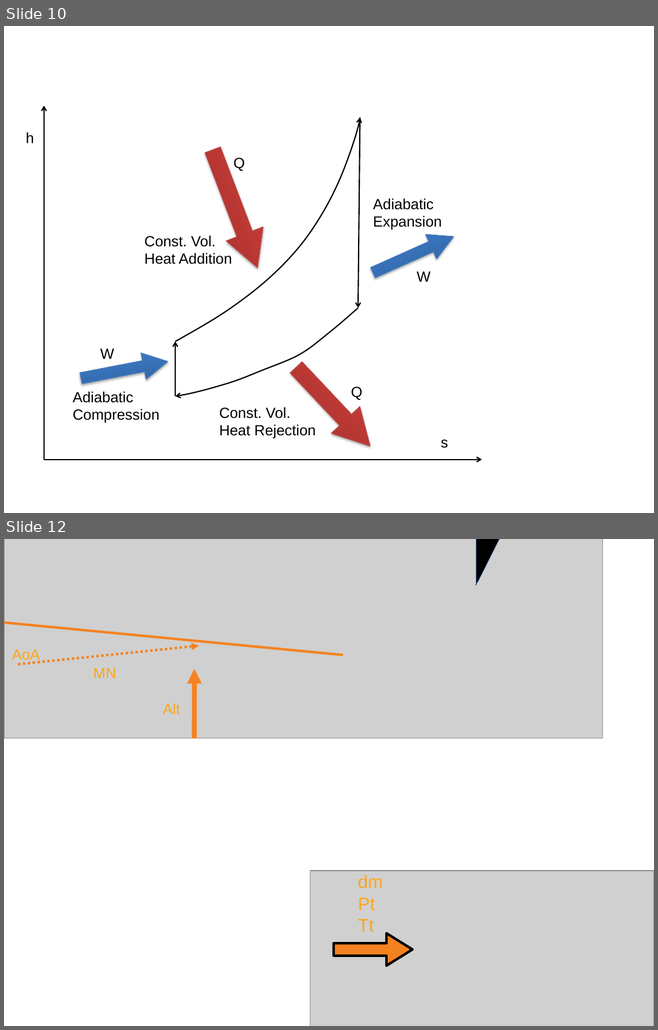
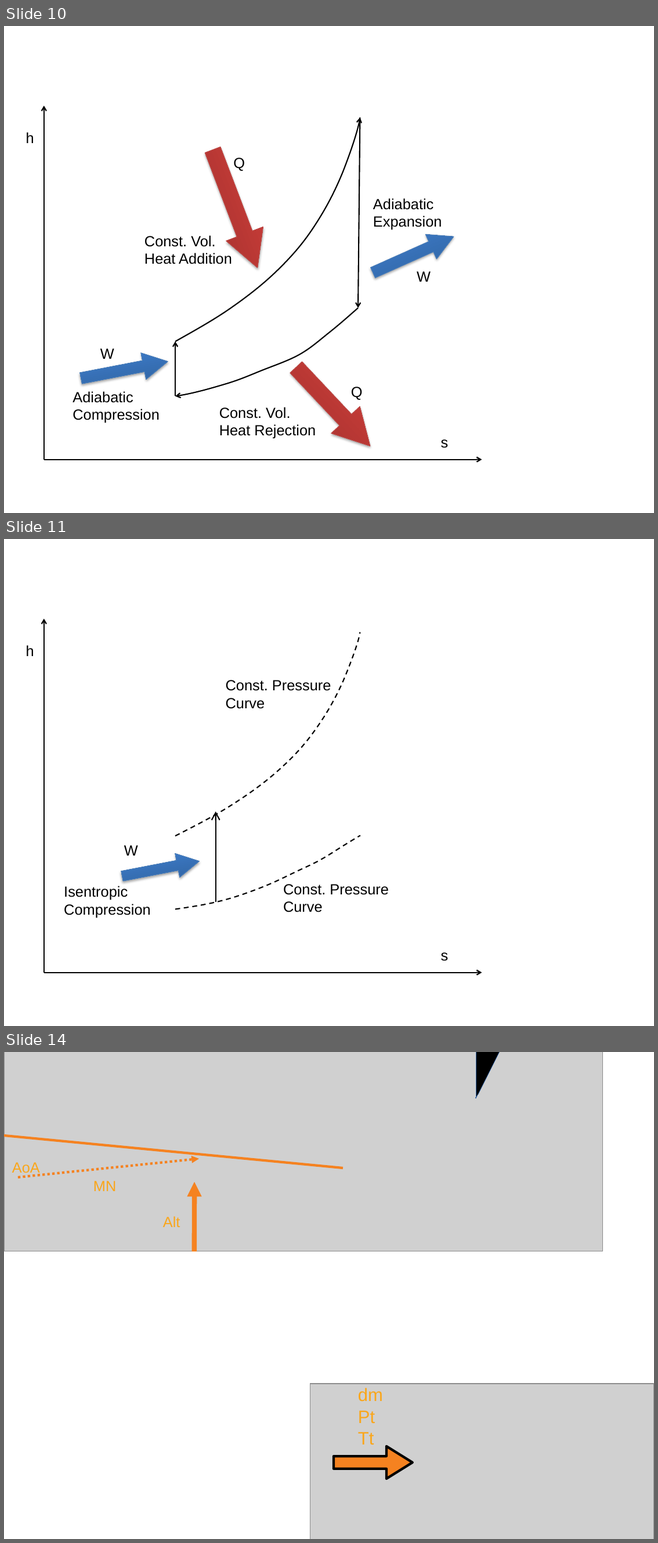
Before and after one commit to zeta-plusplus/PropulsionSystem, a slide deck: figs/makeFig.pptx. Shown one above the other, each under a label of ours: slides 10 and 12 before the commit, slides 10, 11 and 14 after it; the slides between them are not shown. The pictures are 658x1030 and 658x1543 pixels, drawn with LibreOffice and Linux fonts; fonts in the diff are those of the drawing; grey boxes stand for pictures. Boxes give left, top, right and bottom in pixels: in the first picture for what was removed or moved away, otherwise in the second. Text is boxed around its words. In the diff, an @@ line names an element or a change of style, - is before the commit and + after.

```diff
--- a/figs/makeFig.pptx
+++ b/figs/makeFig.pptx
@@ slide 11 added at box(4, 539, 654, 1026), background #FFFFFF @@
@@ arrow added from (44, 973) to (44, 618), #000000 1.5 pt @@
@@ freeform shape added at box(175, 632, 360, 836), outline #000000 1.5 pt dashed @@
@@ text added at box(26, 645, 34, 656), 18 pt, text #000000 @@
+h
@@ text added at box(226, 680, 331, 709), 18 pt, text #000000 @@
+Const. Pressure Curve
@@ arrow added from (216, 902) to (216, 812), #000000 1.5 pt @@
@@ right arrow added at box(120, 849, 201, 888), fill gradient #2F5F99 to #3D7CC7 to #3A7CCB, outline #4B7EBC 0.75 pt @@
@@ text added at box(124, 845, 138, 856), 18 pt, text #000000 @@
+W
@@ freeform shape added at box(175, 835, 360, 909), outline #000000 1.5 pt dashed @@
@@ text added at box(64, 886, 151, 918), 18 pt, text #000000 @@
+Isentropic Compression
@@ text added at box(283, 884, 389, 913), 18 pt, text #000000 @@
+Const. Pressure Curve
@@ text added at box(441, 953, 448, 961), 18 pt, text #000000 @@
+s
@@ arrow added from (44, 973) to (481, 973), #000000 1.5 pt @@
@@ what was slide 12 is now slide 14 @@
```
Also in this commit, not shown: 1 other slide added, 4 other files.
